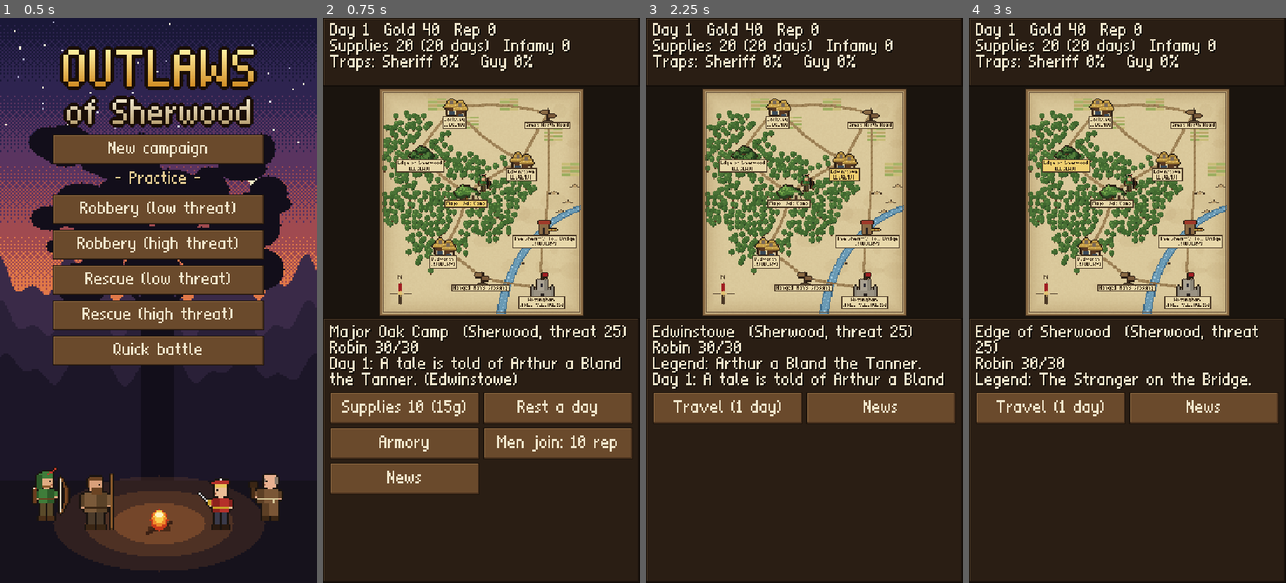
Above: before the commit, frames 1-4 (left to right).
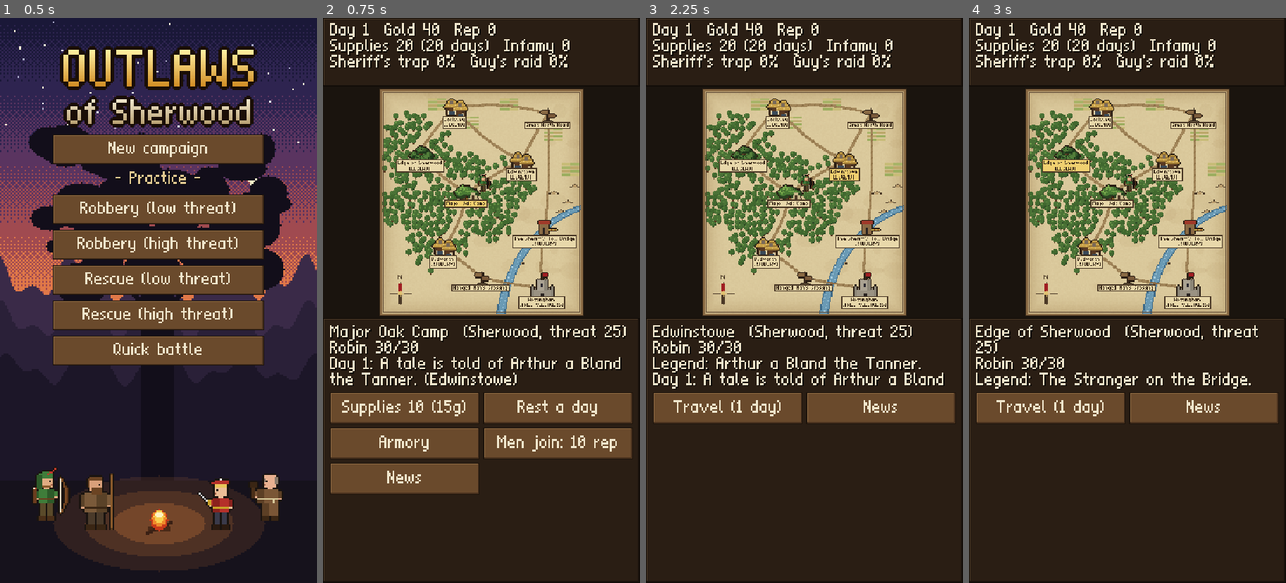
Above: after the commit, the same moments.

Repository: jamesrclifford/outlaws-of-sherwood
Game: Godot game, scene res://scenes/menu/main_menu.tscn
Same seed, same stepped clock (60 frames per second), same inputs: the game is played once before the commit and once after it.
Inputs:
- Up to frame 1 (0.5 s): no input
- Up to frame 2 (0.75 s): click "New campaign" at 0.5 s
- Up to frame 3 (2.25 s): click "Major Oak Camp" at 1.25 s; click "Edwinstowe [LEGEND]" at 2 s
- Up to frame 4 (3 s): click "Edge of Sherwood [LEGEND]" at 2.75 s

Frame 1 is identical in both runs. In frame 2, 0.9% of the frame differs, in the area x 2-78%, y 6-10%; in frame 3, 0.9%; in frame 4, 0.9%.

Commit message:
Gisborne's raid when his plot reaches 100; version 0.2.16
Instead of baiting a robbery, Sir Guy now rides out in force when his
meter fills: Guy, two knights, two crossbowmen and a hound fall on the
band wherever it is (stopping it on the road). Beating them wins 8
reputation. Losing or running away, Guy carries off the hero he is
hunting (or anyone, if they aren't there) to Nottingham's dungeon, and a
rescue is posted; the rest of the band escapes. The map's status line
now reads Sheriff's trap / Guy's raid.

Co-Authored-By: Claude Opus 5.5 (1M context) <noreply@anthropic.com>
Claude-Session: https://claude.ai/code/session_01MmzGffP5XZa1E7ay26sSJ4

Diff:
--- a/core/campaign.gd
+++ b/core/campaign.gd
@@ -129,7 +129,7 @@
 		location = step
 		visited.append(step)
 		_end_day(false)
-		if _maybe_ambush():
+		if not ambush.is_empty() or _maybe_ambush():
 			break
 	return visited
 
@@ -241,7 +241,10 @@
 				infamy = mini(100, infamy + 6)
 				control[region] = maxi(0, control[region] - 8)
 			elif m["type"] == "ambush":
-				_news("The bounty hunters limp home with sore heads." if run.gold > 0 else "The band gives the bounty hunters the slip.")
+				if m.has("raid"):
+					_news("Sir Guy's raid is beaten off! The whole shire is talking about it.")
+				else:
+					_news("The bounty hunters limp home with sore heads." if run.gold > 0 else "The band gives the bounty hunters the slip.")
 			elif m["type"] == "contest":
 				_news("%s: the band comes home with %d gold." % [m["name"], run.gold] if run.gold > 0 else "%s: Robin shot well, but the purse went to another." % m["name"])
 			elif run.is_bait():
@@ -254,10 +257,11 @@
 			control[region] = mini(100, control[region] + 5)
 			reputation = maxi(0, reputation - 2)
 	_update_wanted()
+	var held_at: String = m.get("prison", location)
 	for h in run.captured:
-		captured[h] = {"node": location, "since": day}
-		_news("%s was captured at %s." % [hero_name(h), node(location)["name"]])
-		_post_rescue(h, location)
+		captured[h] = {"node": held_at, "since": day}
+		_news("%s was captured and is held at %s." % [hero_name(h), node(held_at)["name"]])
+		_post_rescue(h, held_at)
 	if free_heroes().is_empty():
 		_news("The whole band is captured! Friends in Sherwood break them out by night.")
 		for h in captured.keys():
@@ -496,7 +500,11 @@
 		if not targets.is_empty():
 			hunted_hero = targets[rng.randi_range(0, targets.size() - 1)].id
 			_news("Sir Guy of Gisborne is hunting %s." % hero_name(hunted_hero))
-		_spawn_mission("robbery", "guy")
+		if ambush.is_empty() and not free_heroes().is_empty():
+			var n: Dictionary = node(location)
+			ambush = MissionGen.new(db).guy_raid(n["name"], n.get("location", "sherwood_edge"), rng.randi())
+			ambush["hunted"] = hunted_hero
+			_news("Sir Guy of Gisborne rides out to raid the band!")
 
 
 ## Prisoners left too long are taken to Nottingham's dungeon, which is much harder to break into.
--- a/core/mission_gen.gd
+++ b/core/mission_gen.gd
@@ -218,6 +218,20 @@
 	}
 
 
+## Sir Guy rides out in force when his plot comes due: one very hard fight. Losing or running
+## means he carries off one hero to Nottingham's dungeon.
+func guy_raid(place_name: String, backdrop: String, seed_value: int) -> Dictionary:
+	var g: Dictionary = db.baits["guy"]
+	var m := ambush(g["raid"], place_name, backdrop, 0, seed_value)
+	m["name"] = "Gisborne's raid!"
+	m["raid"] = "guy"
+	m["prison"] = "nottingham"
+	m["intro"] = g["raid_intro"].format({"place": place_name})
+	m["nodes"][0]["text"] = "Sir Guy draws his great sword. His riders fan out around the band."
+	m["rewards"] = {"gold": 0, "reputation": 0}
+	return m
+
+
 ## JSON numbers load as floats; keep a node's counts as ints so a saved mission reloads identically.
 static func fix_node_ints(n: Dictionary) -> void:
 	for opt in n.get("options", []):
--- a/core/mission_run.gd
+++ b/core/mission_run.gd
@@ -7,6 +7,7 @@
 const SNEAK_BASE := 0.75       # chance for one or two heroes to creep past where nobody is on guard
 const SNEAK_PER_HERO := 0.04   # each extra hero makes more noise
 const SNEAK_MIN := 0.3
+const RAID_GLORY := 8          # reputation for beating Sir Guy's raid
 
 var db
 var mission: Dictionary
@@ -298,6 +299,9 @@
 func battle_finished(battle) -> void:
 	_sprung.clear()
 	_disarm_after_duel()
+	if mission.has("raid"):
+		_raid_finished(battle)
+		return
 	var node := current_node()
 	if battle.friendly:
 		# A sporting bout: win or lose, the story goes on.
@@ -321,6 +325,29 @@
 		node_index = mission["nodes"].size() - 1
 		return
 	_fail("The mission has failed." if battle.result == "defeat" else "The band falls back to Sherwood.")
+
+
+## Beating Sir Guy's raid wins glory; losing or running away, he takes one hero (the one he is
+## hunting if they're here, otherwise anyone) and the rest get away.
+func _raid_finished(battle) -> void:
+	if battle.result == "victory":
+		gold += battle.gold_won
+		reputation += RAID_GLORY
+		_log("Sir Guy is beaten! He limps back to his horse, swearing revenge.")
+		return
+	var pool := active_heroes()
+	var taken = null
+	for h in pool:
+		if h.id == mission.get("hunted", ""):
+			taken = h
+	if taken == null and not pool.is_empty():
+		taken = pool[rng.randi_range(0, pool.size() - 1)]
+	for h in pool:
+		h.hp = maxi(h.hp, 1)
+	captured = [taken.id] if taken else []
+	if taken:
+		_log("Sir Guy throws %s over his saddle and gallops for Nottingham!" % taken.name)
+	_fail("The rest of the band escapes into the greenwood.")
 
 
 func advance() -> void:
--- a/data/baits.json
+++ b/data/baits.json
@@ -4,7 +4,9 @@
     "reveal": "The wagon's cover is thrown back. Sir Guy of Gisborne was waiting inside! It's a trap!",
     "ambush": ["guy", "forester", "man_at_arms"],
     "pursuers": ["hound", "hound", "forester"],
-    "scout_hint": "Hoofprints of a heavy warhorse circle the road. This smells like one of Gisborne's traps."
+    "scout_hint": "Hoofprints of a heavy warhorse circle the road. This smells like one of Gisborne's traps.",
+    "raid": ["guy", "knight", "knight", "crossbowman", "crossbowman", "hound"],
+    "raid_intro": "Hooves thunder through the trees. Sir Guy of Gisborne and his best riders burst upon the band near {place}! 'Today I take one of you back to Nottingham!'"
   },
   "sheriff": {
     "name": "The Sheriff of Nottingham",
--- a/scenes/map/map_view.gd
+++ b/scenes/map/map_view.gd
@@ -145,8 +145,8 @@
 
 func _refresh() -> void:
 	var c = campaign
-	# The traps fill up as the villains plot; at 100% one of them baits a job.
-	status_label.text = "Day %d  Gold %d  Rep %d%s\nSupplies %d (%d days)  Infamy %d\nTraps: Sheriff %d%%   Guy %d%%%s" % [
+	# The villains' plots fill up each day: at 100% the Sheriff baits a job and Guy raids the band.
+	status_label.text = "Day %d  Gold %d  Rep %d%s\nSupplies %d (%d days)  Infamy %d\nSheriff's trap %d%%  Guy's raid %d%%%s" % [
 		c.day, c.gold, c.reputation, ("  Bounty %d" % c.bounty()) if c.wanted_level() > 0 else "", c.supplies, c.supply_days(), c.infamy, c.plots["sheriff"], c.plots["guy"],
 		("\nGuy is hunting %s" % c.hero_name(c.hunted_hero)) if c.hunted_hero != "" else ""]
 	for id in c.map["nodes"]:
--- a/tests/run_tests.gd
+++ b/tests/run_tests.gd
@@ -1442,3 +1442,61 @@
 	var old: Dictionary = JSON.parse_string(JSON.stringify(mean.to_dict()))
 	old.erase("flags")
 	check(Campaign.from_dict(db, old).flags.has("knight_loan"), "older saves that played the tale keep the knight's story going")
+
+
+# --- Gisborne's raid ---------------------------------------------------------------
+
+func test_guy_raids_when_his_plot_is_full() -> void:
+	var c = Campaign.new(db, 3, BAND4)
+	c.plots["guy"] = 99
+	c.rest()
+	check(not c.ambush.is_empty() and c.ambush.get("raid", "") == "guy", "at 100 Sir Guy rides out to raid the band")
+	check(c.ambush["nodes"][0]["enemies"].has("guy"), "and he comes himself")
+	check(c.plots["guy"] < 20, "his plot starts again")
+	var copy = Campaign.from_dict(db, JSON.parse_string(JSON.stringify(c.to_dict())))
+	check(copy.ambush.get("raid", "") == "guy", "a waiting raid survives a save")
+	# On the road it stops the band where it catches them.
+	var t = Campaign.new(db, 4, BAND4)
+	t.plots["guy"] = 99
+	var visited: Array = t.travel("nottingham")
+	check(visited.size() == 1 and not t.ambush.is_empty(), "the raid catches the band on the road")
+
+
+func test_guy_raid_is_hard_and_takes_one_hero() -> void:
+	var wins := 0
+	var one_taken := 0
+	var losses := 0
+	for s in 40:
+		var c = Campaign.new(db, 600 + s, BAND4)
+		c.hunted_hero = "tuck"
+		c.ambush = MissionGen.new(db).guy_raid("the road", "great_north_road", 900 + s)
+		c.ambush["hunted"] = "tuck"
+		c.location = "great_north_road"
+		var rep_before: int = c.reputation
+		var run = c.start_ambush()
+		autoplay_mission(run)
+		c.finish_mission(run)
+		if run.result == "success":
+			wins += 1
+			check(c.reputation >= rep_before + MissionRun.RAID_GLORY, "beating Guy wins glory")
+			check(c.captured.is_empty(), "and nobody is taken")
+		else:
+			losses += 1
+			one_taken += 1 if c.captured.keys() == ["tuck"] else 0
+			check(c.captured.get("tuck", {}).get("node", "") == "nottingham", "Guy takes his prisoner to Nottingham")
+			check(c.missions.get("nottingham", {}).get("rescue_heroes", []) == ["tuck"], "a rescue is posted there")
+			check(c.free_heroes().size() == 3 and c.free_heroes().all(func(h): return h.hp >= 1), "the rest of the band gets away")
+	print("Guy's raid against four heroes: won %d/40" % wins)
+	check(wins <= 20, "Guy's raid is a very hard fight (%d/40 won)" % wins)
+	check(wins >= 2, "but it can be won (%d/40)" % wins)
+	check(one_taken == losses, "losing always costs exactly the hero Guy is hunting (%d/%d)" % [one_taken, losses])
+	# Running away counts as losing.
+	var c2 = Campaign.new(db, 7, BAND4)
+	c2.ambush = MissionGen.new(db).guy_raid("the road", "great_north_road", 1)
+	c2.location = "great_north_road"
+	var run2 = c2.start_ambush()
+	var step: Dictionary = run2.arrive()
+	var b = run2.make_battle(step["enemies"])
+	b.result = "retreated"
+	run2.battle_finished(b)
+	check(run2.result == "failed" and run2.captured.size() == 1, "running from Guy still costs one hero")
Not shown, changed: export_presets.cfg
